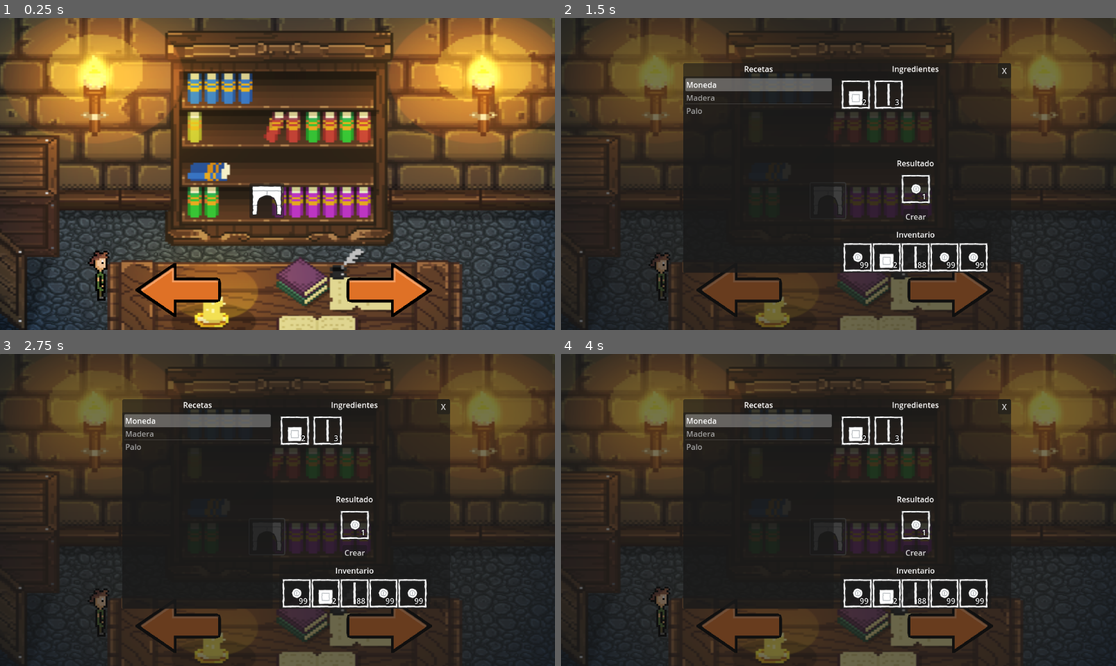
Above: before the commit, frames 1-4 (two rows, left to right).
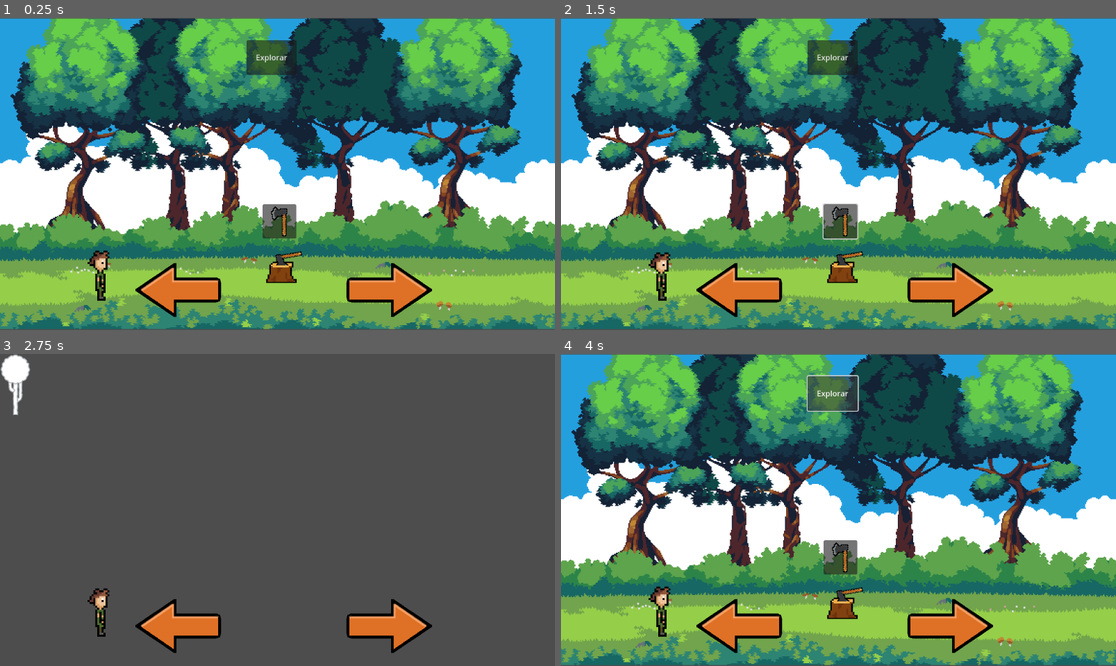
Above: after the commit, the same moments.

Repository: jcamloz/LittleSurvival
Game: Godot game, scene res://Scenes/Game.tscn
The game is run twice, just before and just after one commit, with the same random seed, the same clock (stepped at 60 frames per second) and the same inputs.
Inputs (mouse positions are in pixels of both pictures, inside the frame that each line leads up to):
- Up to frame 1 (0.25 s): no input
- Up to frame 2 (1.5 s): click (838, 220) at 0.52 s; click (827, 202) at 1.27 s
- Up to frame 3 (2.75 s): click (183, 628) at 2 s
- Up to frame 4 (4 s): click (949, 628) at 2.75 s; click (832, 394) at 3.5 s, where only the run after the commit has a clickable "Explorar"

The runs differ from the first frame. In frame 1, 96% of the frame differs, in the area x 0-100%, y 0-100%; in frame 2, 98%; in frame 3, 98%; in frame 4, 98%.

Commit message:
Animación de talar añadida. Cuando se termina la animación, se obtiene la madera. En función del nivel del hacha podrás obtener más o menos

Diff:
--- a/Scenes/Scenarios/Scenario_4.tscn
+++ b/Scenes/Scenarios/Scenario_4.tscn
@@ -1,9 +1,71 @@
-[gd_scene load_steps=5 format=3 uid="uid://b4yhkq1cqhsp3"]
+[gd_scene load_steps=15 format=3 uid="uid://b4yhkq1cqhsp3"]
 
 [ext_resource type="Script" uid="uid://cihhopxjg7ayi" path="res://Scripts/ScenarioScripts/ScenarioController4.gd" id="1_2alt0"]
 [ext_resource type="Resource" uid="uid://cpbl87yek0wf3" path="res://Resources/LootTables/FishingLoot.tres" id="2_emaea"]
 [ext_resource type="Texture2D" uid="uid://b46xvn8hfaukp" path="res://Assets/pixel_bg.png" id="2_rgrgg"]
 [ext_resource type="PackedScene" uid="uid://b0nfnl4gnviwm" path="res://Scenes/ToolButton.tscn" id="3_emaea"]
+[ext_resource type="Texture2D" uid="uid://bb5ip28cidt6l" path="res://Assets/Axe.png" id="5_emaea"]
+[ext_resource type="Texture2D" uid="uid://bl5r2kg85hfk8" path="res://Assets/Chop.png" id="6_kwpsl"]
+
+[sub_resource type="AtlasTexture" id="AtlasTexture_gk30e"]
+atlas = ExtResource("6_kwpsl")
+region = Rect2(1344, 0, 224, 164)
+
+[sub_resource type="AtlasTexture" id="AtlasTexture_gp0bq"]
+atlas = ExtResource("6_kwpsl")
+region = Rect2(0, 0, 224, 164)
+
+[sub_resource type="AtlasTexture" id="AtlasTexture_x675h"]
+atlas = ExtResource("6_kwpsl")
+region = Rect2(224, 0, 224, 164)
+
+[sub_resource type="AtlasTexture" id="AtlasTexture_3vrnc"]
+atlas = ExtResource("6_kwpsl")
+region = Rect2(448, 0, 224, 164)
+
+[sub_resource type="AtlasTexture" id="AtlasTexture_7psk0"]
+atlas = ExtResource("6_kwpsl")
+region = Rect2(672, 0, 224, 164)
+
+[sub_resource type="AtlasTexture" id="AtlasTexture_tdb3n"]
+atlas = ExtResource("6_kwpsl")
+region = Rect2(896, 0, 224, 164)
+
+[sub_resource type="AtlasTexture" id="AtlasTexture_d6wrl"]
+atlas = ExtResource("6_kwpsl")
+region = Rect2(1120, 0, 224, 164)
+
+[sub_resource type="SpriteFrames" id="SpriteFrames_3ceg6"]
+animations = [{
+"frames": [{
+"duration": 1.0,
+"texture": SubResource("AtlasTexture_gk30e")
+}, {
+"duration": 1.0,
+"texture": SubResource("AtlasTexture_gp0bq")
+}, {
+"duration": 1.0,
+"texture": SubResource("AtlasTexture_x675h")
+}, {
+"duration": 1.0,
+"texture": SubResource("AtlasTexture_3vrnc")
+}, {
+"duration": 1.0,
+"texture": SubResource("AtlasTexture_7psk0")
+}, {
+"duration": 1.0,
+"texture": SubResource("AtlasTexture_tdb3n")
+}, {
+"duration": 1.0,
+"texture": SubResource("AtlasTexture_d6wrl")
+}, {
+"duration": 1.0,
+"texture": SubResource("AtlasTexture_gk30e")
+}],
+"loop": false,
+"name": &"Chop",
+"speed": 5.0
+}]
 
 [node name="Scenario" type="Node2D"]
 script = ExtResource("1_2alt0")
@@ -24,10 +86,13 @@
 expand_mode = 2
 
 [node name="AxeButton" parent="." instance=ExtResource("3_emaea")]
-offset_left = 534.0
-offset_top = 389.0
-offset_right = 606.0
-offset_bottom = 461.0
+offset_left = 545.0
+offset_top = 387.0
+offset_right = 615.0
+offset_bottom = 458.0
+icon = ExtResource("5_emaea")
+icon_alignment = 1
+expand_icon = true
 
 [node name="ExploreButton" type="Button" parent="."]
 offset_left = 512.0
@@ -36,5 +101,12 @@
 offset_bottom = 118.0
 text = "Explorar"
 
+[node name="ChopAnimation" type="AnimatedSprite2D" parent="."]
+position = Vector2(575, 501)
+scale = Vector2(0.609756, 0.609756)
+sprite_frames = SubResource("SpriteFrames_3ceg6")
+animation = &"Chop"
+speed_scale = 2.5
+
 [connection signal="pressed" from="AxeButton" to="." method="_on_axe_button_pressed" binds= [&"axe"]]
 [connection signal="pressed" from="ExploreButton" to="." method="_on_explore_button_pressed"]
--- a/Scripts/ScenarioScripts/ScenarioController4.gd
+++ b/Scripts/ScenarioScripts/ScenarioController4.gd
@@ -1,12 +1,14 @@
 class_name ScenarioController4 extends Node2D
 
 @export var lootTable : LootTable
+@onready var chopAnimation = $ChopAnimation
 
 func _on_axe_button_pressed(tool_name : String):
-	print(Player.inventory.add_item(preload("res://Resources/Items/Madera.tres"), randi_range(1, 3)))
-
-	#print(Player.inventory.remove_item(preload("res://Resources/Items/Moneda.tres"), Player.inventory.get_amount(preload("res://Resources/Items/Moneda.tres"))))
-	#print("Quedan ", Player.inventory.get_amount(preload("res://Resources/Items/Moneda.tres")))
+	if !chopAnimation.is_playing():
+		print("Pressed")
+		chopAnimation.play("Chop")
+		await chopAnimation.animation_finished
+		Player.inventory.add_item(preload("res://Resources/Items/Madera.tres"), randi_range(1, (3*Player.tool_levels.get(tool_name))))
 
 func _on_explore_button_pressed():
 	var loot = lootTable.get_random_item(Player.tool_levels["axe"])
--- a/Scripts/game.gd
+++ b/Scripts/game.gd
@@ -4,7 +4,7 @@
 @onready var scenario_container = $ScenarioContainer
 
 #Indice del escenario actual y array con los diferentes escenarios
-var current_index = 0
+var current_index = 2
 var scenarios = [
 	"res://Scenes/Scenarios/Scenario_0.tscn",
 	"res://Scenes/Scenarios/Scenario_1.tscn",
Binary file added: Assets/Axe.png
Not shown, added: Assets/Axe.png.import
Binary file added: Assets/Chop.png
Not shown, added: Assets/Chop.png.import
